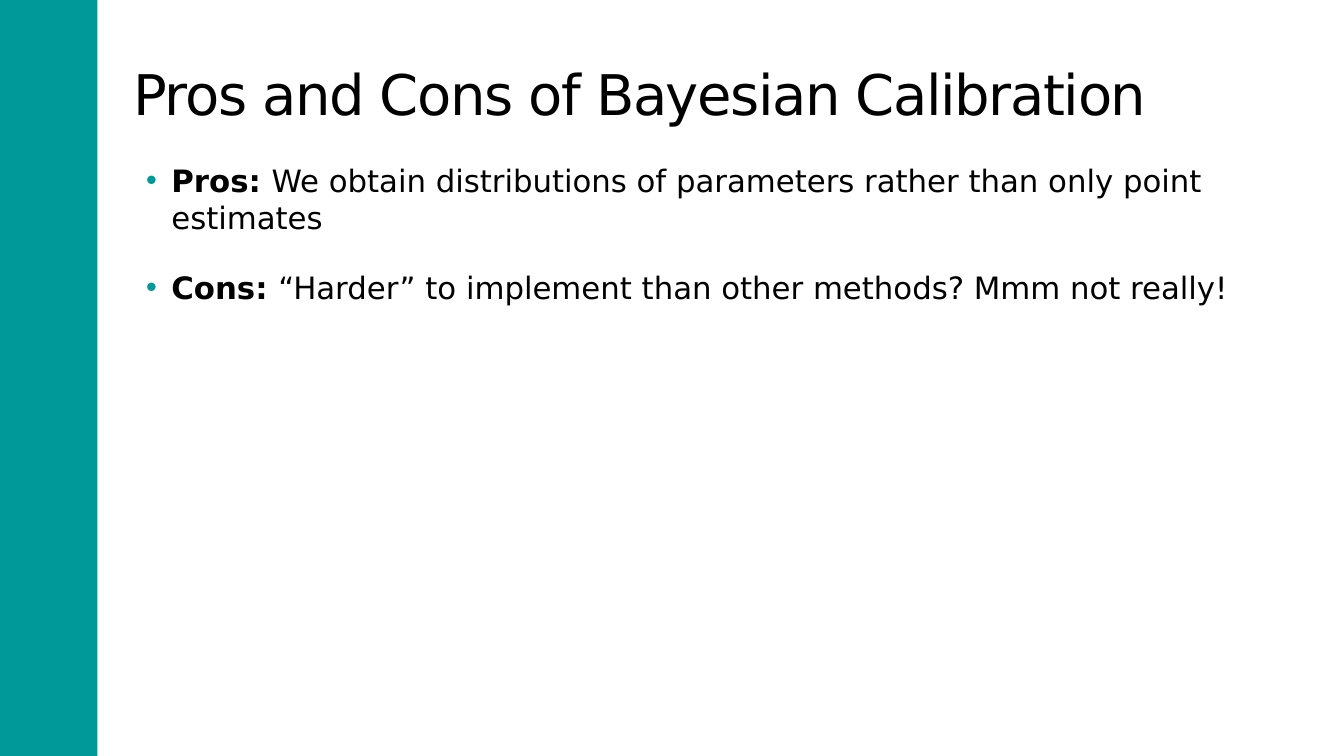
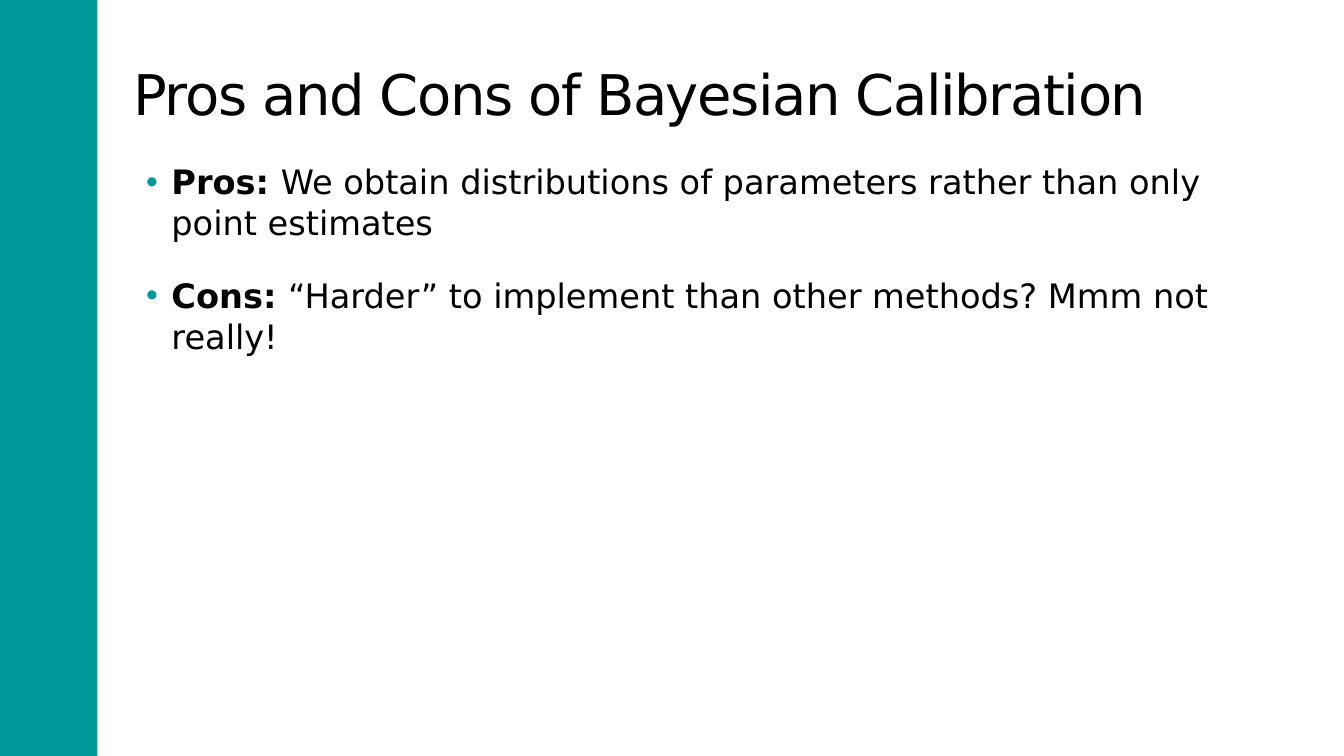
Before and after one commit to DARTH-git/model-calibration-ispor-shortcourse, a slide deck: slide 29 of ISPOR2023_Calibration.pptx. Drawn at 1344x756 pixels with LibreOffice and Linux fonts; fonts in the diff are those of the drawing. Boxes give left, top, right and bottom in pixels: in the first picture for what was removed or moved away, otherwise in the second. Text is boxed around its words. In the diff, an @@ line names an element or a change of style, - is before the commit and + after.

Commit message:
Update ppt

```diff
--- a/ISPOR2023_Calibration.pptx
+++ b/ISPOR2023_Calibration.pptx
@@ text "Pros: We obtain distributions of ..." at [171, 168, 1208, 356]: size 22 to 24 pt @@
```
Also in this commit, not shown: 1 other file.
